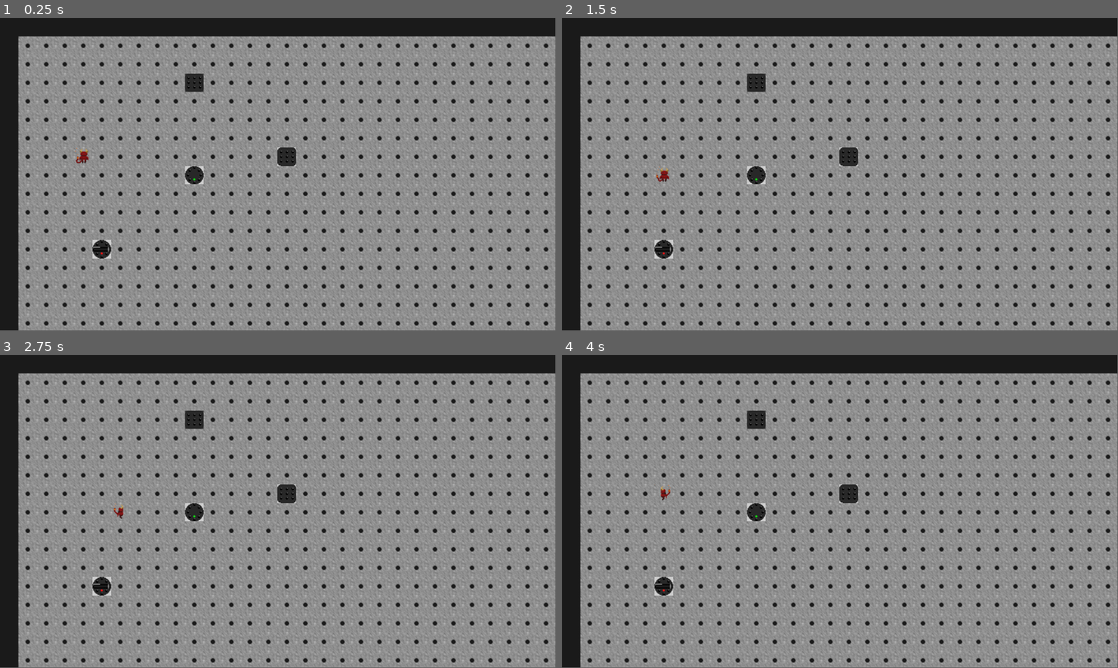
Above: before the commit, frames 1-4 (two rows, left to right).
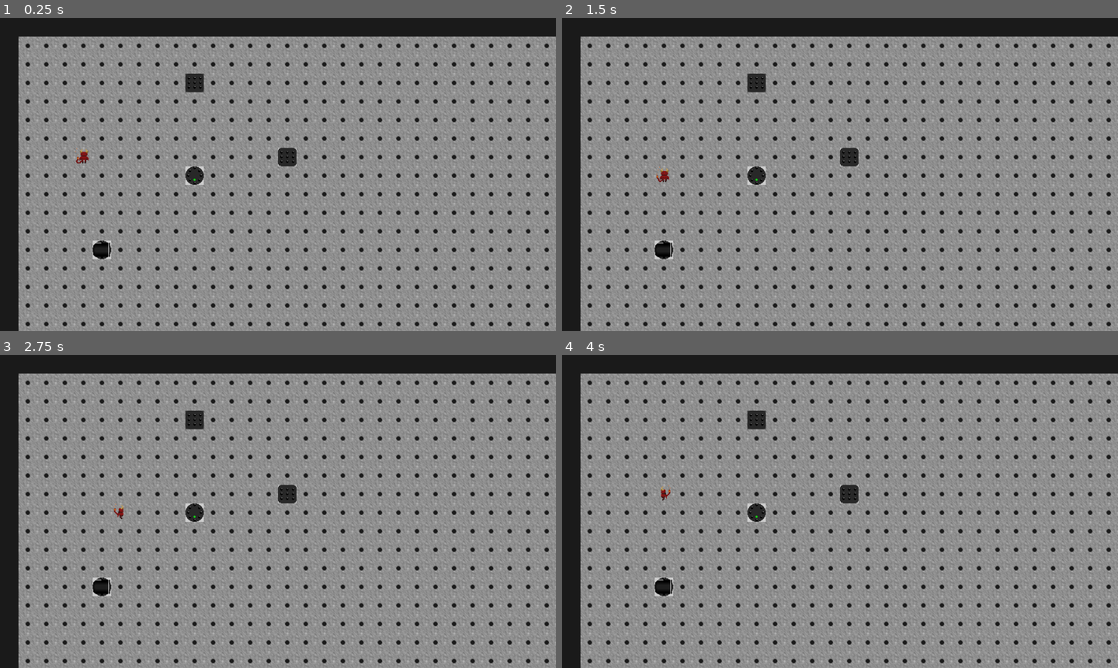
Above: after the commit, the same moments.

Repository: mbapplegate/maxwellDemon
Game: Godot game, scene res://worlds/test_world.tscn
Two runs of this game, one before a commit and one after it. Both use one fixed random seed, a clock stepped at 60 frames per second and the inputs below. The project has no main scene, so this scene is started directly.
Inputs:
- Up to frame 1 (0.25 s): no input
- Up to frame 2 (1.5 s): hold Right (right) 0.53-1.28 s; hold Shift (pull) 0.53-1.28 s; tap Enter at 1.25 s; hold Down (down) from 1.28 s (still down); tap Q (rotateCCW) at 1.35 s
- Up to frame 3 (2.75 s): tap Space (toggleEnergize) at 2 s; release Down (down) at 2.03 s; hold Right (right) from 2.03 s (still down); hold E (rotateCW) from 2.03 s (still down)
- Up to frame 4 (4 s): tap Enter at 2.75 s; release Right (right) at 2.78 s; release E (rotateCW) at 2.78 s; hold Up (up) 2.78-3.53 s; tap Space (toggleEnergize) at 2.85, 3.5 s; hold Left (left) from 3.53 s (still down); hold Shift (pull) from 3.53 s (still down)
The window is 799x449 before the commit and 800x450 after it. Grey fills any space a smaller window leaves; there, only what the larger window draws over its background counts as a difference.

The runs differ from the first frame. In frame 1, 3.2% of the frame differs, in the area x 0-100%, y 0-100%; in frame 2, 3.2%; in frame 3, 3.2%; in frame 4, 3.2%.

Commit message:
Playing with laser size

Diff:
--- a/project.godot
+++ b/project.godot
@@ -18,7 +18,10 @@
 
 window/size/viewport_width=1920
 window/size/viewport_height=1080
+window/size/resizable=false
+window/stretch/mode="viewport"
 window/stretch/scale=2.0
+window/stretch/scale_mode="integer"
 
 [input]
 
--- a/scenes/LaserSource/laser_source.gd
+++ b/scenes/LaserSource/laser_source.gd
@@ -8,7 +8,7 @@
 
 var rng = RandomNumberGenerator.new()
 var laserParent= null
-const halfHeight = 16.0
+const halfHeight = 12.0
 
 func _ready():
 	#halfHeight = BARREL_WIDTH * self.scale.x
--- a/scenes/LaserSource/laser_source.tscn
+++ b/scenes/LaserSource/laser_source.tscn
@@ -2,10 +2,10 @@
 
 [ext_resource type="PackedScene" uid="uid://beic3gevjusuj" path="res://scenes/PushableObject/pushable_object.tscn" id="1_moxnu"]
 [ext_resource type="Script" path="res://scenes/LaserSource/laser_source.gd" id="2_3djyt"]
-[ext_resource type="Texture2D" uid="uid://b43d23nqdabfa" path="res://tiles/laser/laserTile.png" id="2_h28ci"]
+[ext_resource type="Texture2D" uid="uid://ie7nju6w7xha" path="res://tiles/laser/laserBody_24px.png" id="3_mkkdr"]
 
 [sub_resource type="RectangleShape2D" id="RectangleShape2D_g38jr"]
-size = Vector2(29.3333, 8.66667)
+size = Vector2(29.333, 24)
 
 [node name="LaserSource" instance=ExtResource("1_moxnu")]
 position = Vector2(263, 352)
@@ -17,7 +17,7 @@
 
 [node name="barrelSprite" type="Sprite2D" parent="Sprite2D" index="0"]
 z_index = 1
-texture = ExtResource("2_h28ci")
+texture = ExtResource("3_mkkdr")
 
 [node name="barrelArea" type="Area2D" parent="Sprite2D/barrelSprite" index="0"]
 collision_layer = 3
Binary file added: tiles/laser/laserBody_16px.png
Not shown, added: tiles/laser/laserBody_16px.png.import
Binary file added: tiles/laser/laserBody_24px.png
Not shown, added: tiles/laser/laserBody_24px.png.import
Binary file added: tiles/laser/laserBody_8px.png
Not shown, added: tiles/laser/laserBody_8px.png.import
Not shown, added: tiles/laser/laserBody.pxo
Not shown, changed: tiles/pushable/squareStage.pxo
